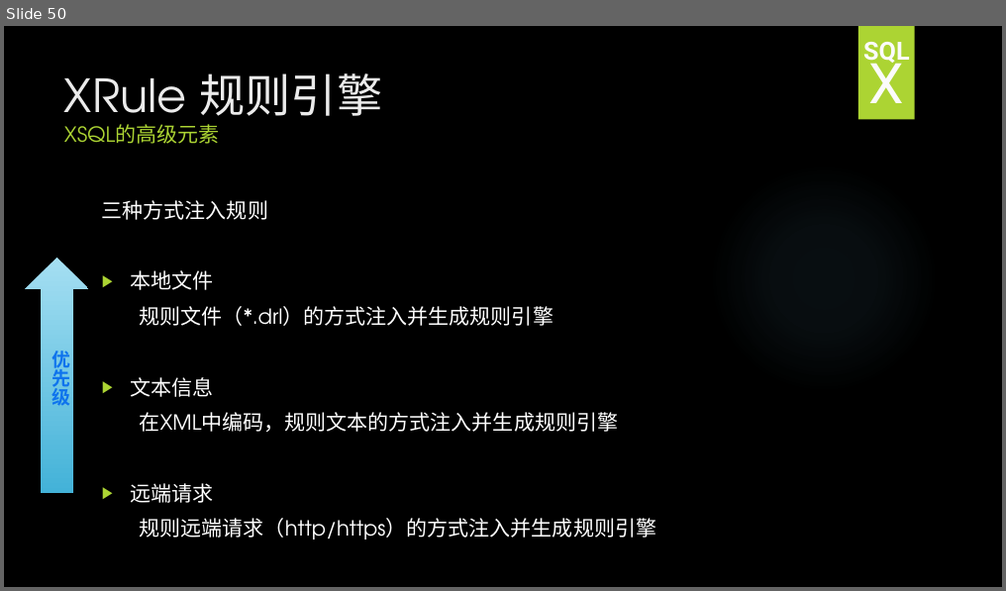
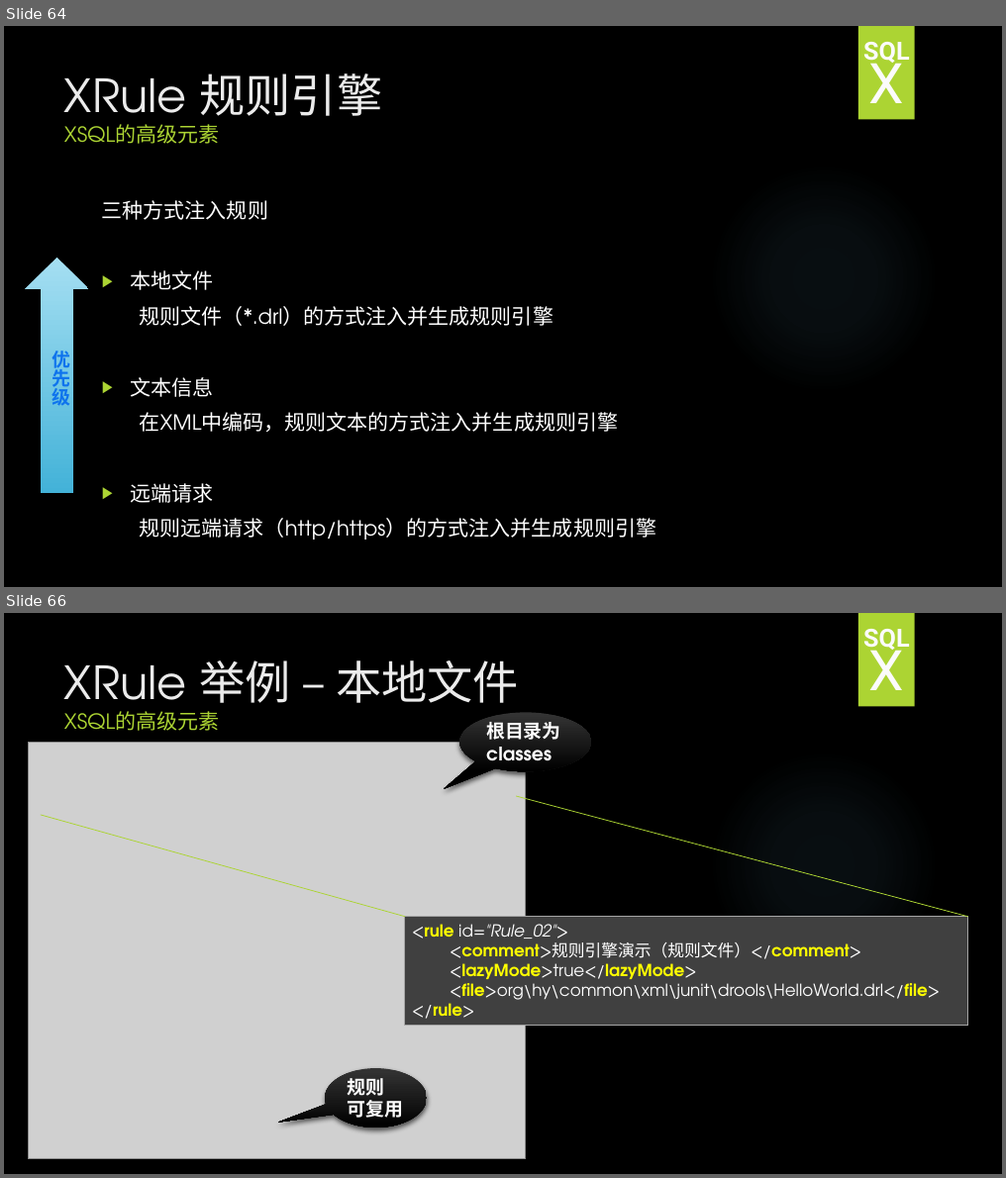
Before and after one commit to HY-ZhengWei/hy.common.XJava, a slide deck: doc/XSQL技术交流.pptx. Shown one above the other, each under a label of ours: slide 50 before the commit, slides 64 and 66 after it; the slides between them are not shown. The pictures are 1006x591 and 1006x1178 pixels, drawn with LibreOffice and Linux fonts; fonts in the diff are those of the drawing; grey boxes stand for pictures; background and template pictures are left out. Boxes give left, top, right and bottom in pixels: in the first picture for what was removed or moved away, otherwise in the second. Text is boxed around its words. In the diff, an @@ line names an element or a change of style, - is before the commit and + after.

```diff
--- a/doc/XSQL技术交流.pptx
+++ b/doc/XSQL技术交流.pptx
@@ slide 66 added at <box>4,613,1002,1174</box>, background picture (left out); not listed: 2 template elements that a slide beside it also shows @@
@@ text added at <box>863,629,910,654</box>, 24 pt, text pattern #EBEBEB on #FBFBFB, bold @@
+SQL
@@ text added at <box>868,639,903,690</box>, 54 pt, text pattern #EBEBEB on #FBFBFB @@
+X
@@ title added at <box>64,661,519,731</box>, 44 pt, text #EBEBEB @@
+XRule 举例 – 本地文件
+XSQL的高级元素
@@ speech bubble added at <box>460,713,592,771</box>, fill gradient #353535 to #000000, 18 pt, text #FFFFFF, bold @@
+根目录为classes
@@ picture added at <box>28,742,526,1158</box> @@
@@ line added from (41, 815) to (405, 917), #ACD433 0.75 pt @@
@@ line added from (516, 796) to (968, 917), #ACD433 0.75 pt @@
@@ rectangle added at <box>405,917,967,1026</box>, fill #404040, outline #A6A6A6 0.75 pt, 16 pt, text #FFFFFF @@
+<rule id="Rule_02">
+<comment>规则引擎演示（规则文件）</comment>
+<lazyMode>true</lazyMode>
+<file>org\hy\common\xml\junit\drools\HelloWorld.drl</file>
+</rule>
@@ speech bubble added at <box>325,1069,427,1128</box>, fill gradient #353535 to #000000, 18 pt, text #FFFFFF, bold @@
+规则
+可复用
@@ what was slide 50 is now slide 64 @@
```
Also in this commit, not shown: 3 slides changed, 22 other slides added, 1 slide removed, 3 other files.
